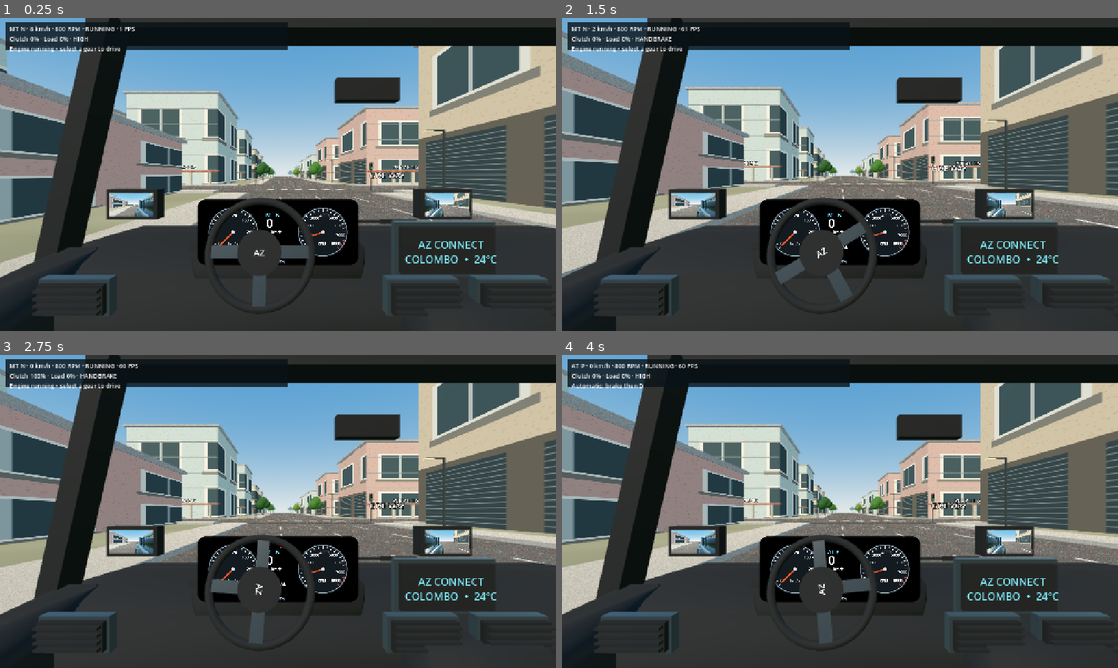
Above: before the commit, frames 1-4 (two rows, left to right).
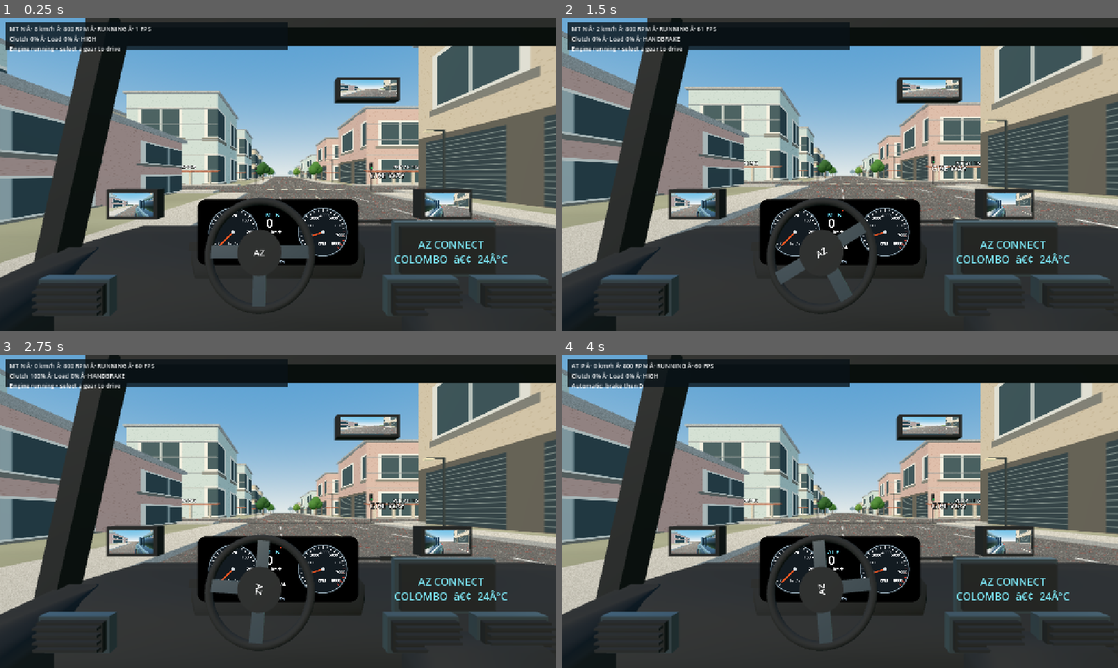
Above: after the commit, the same moments.

Repository: Mhd-Azeem/WebToApp
Game: Godot game, scene res://scenes/main.tscn
Two runs of this game, one before a commit and one after it. Both use one fixed random seed, a clock stepped at 60 frames per second and the inputs below.
Inputs (mouse positions are in pixels of both pictures, inside the frame that each line leads up to):
- Up to frame 1 (0.25 s): no input
- Up to frame 2 (1.5 s): tap Enter at 0.5 s; move the mouse to (962, 158) at 0.52 s; hold D 0.53-1.25 s; hold H 0.53-1.25 s; click (962, 158) at 0.67 s; tap Space at 0.77 s; drag from (728, 190) to (812, 237) at 1.27 s
- Up to frame 3 (2.75 s): move the mouse to (333, 442) at 2.02 s; hold D from 2.03 s (still down); hold Shift from 2.03 s (still down); tap H at 2.3 s
- Up to frame 4 (4 s): release D at 2.75 s; release Shift at 2.75 s; drag from (812, 574) to (673, 464) at 2.77 s; move the mouse to (1006, 558) at 3.52 s; hold A from 3.53 s (still down); hold H from 3.53 s (still down); tap M at 3.6 s; tap Space at 3.77 s

The runs differ from the first frame. In frame 1, 1.3% of the frame differs, in the area x 4-92%, y 2-79%; in frame 2, 1.3%; in frame 3, 1.3%; in frame 4, 1.3%.

Commit message:
Render interior mirror and cancel driving input on application pause

Diff:
--- a/az-car-3d/scripts/cockpit.gd
+++ b/az-car-3d/scripts/cockpit.gd
@@ -44,7 +44,7 @@
 	G.profile_mesh(self,[[-0.87,0.24,-1.1,-0.39],[-0.70,0.22,-1.07,-0.43],[-0.55,0.20,-1.0,-0.69]],leather).position.x=0.65
 	G.box(self,Vector3(0.58,-0.26,-0.82),Vector3(0.35,0.19,0.025),trim)
 	G.box(self,Vector3(0.58,-0.26,-0.80),Vector3(0.32,0.16,0.018),rubber)
-	var screen := G.label(self,"AZ CONNECT\nCOLOMBO  •  24°C",Vector3(0.58,-0.26,-0.78),22)
+	var screen := G.label(self,"AZ CONNECT\nCOLOMBO  â€¢  24Â°C",Vector3(0.58,-0.26,-0.78),22)
 	screen.pixel_size=0.0016
 	screen.outline_size=0
 	screen.modulate=Color(0.38,0.8,0.9)
@@ -57,7 +57,7 @@
 		G.profile_mesh(self,[[-1.02,0.09,-0.85,-0.32],[-0.55,0.11,-0.92,-0.38],[0.15,0.09,-0.95,-0.47]],leather).position.x=x
 		G.box(self,Vector3(x,-0.59,-0.36),Vector3(0.10,0.06,0.40),trim)
 	G.box(self,Vector3(0.4,0.69,-1.10),Vector3(2.5,0.08,0.15),leather)
-	G.box(self,Vector3(0.40,0.38,-1.05),Vector3(0.28,0.10,0.045),rubber)
+	var interior_mirror := G.box(self,Vector3(0.40,0.38,-1.05),Vector3(0.28,0.10,0.045),rubber)
 	# Natural 370 mm wheel; tilted mounting and rotation are separate transforms.
 	var mount := Node3D.new()
 	add_child(mount)
@@ -132,6 +132,20 @@
 		lamp.light_energy=2
 		lamp.visible=false
 		lamps.append(lamp)
+	var rear_vp := SubViewport.new()
+	rear_vp.world_3d=vehicle.get_world_3d()
+	rear_vp.audio_listener_enable_3d=false
+	rear_vp.render_target_update_mode=SubViewport.UPDATE_DISABLED
+	add_child(rear_vp)
+	var rear_cam := Camera3D.new()
+	rear_cam.cull_mask=5
+	rear_cam.fov=70
+	rear_cam.far=120
+	rear_vp.add_child(rear_cam)
+	rear_cam.current=true
+	mirrors.append(rear_vp)
+	mirror_cameras.append(rear_cam)
+	surface(interior_mirror,Vector3(0,0,0.024),Vector2(0.25,0.075),rear_vp.get_texture(),true)
 	# All camera-space geometry is invisible to mirror cameras (layer 2).
 	for mesh in find_children("*","GeometryInstance3D",true,false): mesh.layers=2
 	set_quality(low_quality)
@@ -201,8 +215,8 @@
 	for i in range(mirrors.size()):
 		var cam := mirror_cameras[i]
 		var side := 1.0 if i==0 else -1.0
-		cam.global_position=vehicle.to_global(Vector3(side*1.05,1.25,0.4))
-		cam.look_at(cam.global_position-vehicle.global_basis.z*15+vehicle.global_basis.x*side*3,vehicle.global_basis.y)
+		cam.global_position=vehicle.to_global(Vector3(side*1.05,1.25,0.4) if i<2 else Vector3(0,1.45,-2.3))
+		cam.look_at(cam.global_position-vehicle.global_basis.z*15+vehicle.global_basis.x*(side*3 if i<2 else 0.0),vehicle.global_basis.y)
 		mirrors[i].render_target_update_mode=SubViewport.UPDATE_ONCE if visible and mirror_elapsed>=(0.1 if low_quality else 1.0/30) else SubViewport.UPDATE_DISABLED
 	if mirror_elapsed>=(0.1 if low_quality else 1.0/30): mirror_elapsed=0
 	if not visible and owner_finger!=-1: cancel()
--- a/az-car-3d/scripts/engine_audio.gd
+++ b/az-car-3d/scripts/engine_audio.gd
@@ -158,4 +158,4 @@
 	_volume(noises.wind,pow(clampf(speed/65,0,1),1.7)*0.10,delta)
 	_volume(noises.brake,0.0,delta) # Remove sharp brake hiss/squeal
 	# Tire squeal disabled: retain traction/skid physics without the irritating screech.
-	_volume(noises.horn,0.8 if car.horn>0 or Input.is_key_pressed(KEY_H) else 0.0,delta,25)
+	_volume(noises.horn,0.8 if car.horn>0 and car.controls_enabled else 0.0,delta,25)
--- a/az-car-3d/scripts/main.gd
+++ b/az-car-3d/scripts/main.gd
@@ -242,7 +242,7 @@
 		shifter.cancel()
 	elif id=="quality":
 		settings.quality_toggle.button_pressed=not low_quality
-	elif id=="regions": car.transmission.message="Playable: Colombo • Planned: Kandy hills / Galle coast / rural villages"
+	elif id=="regions": car.transmission.message="Playable: Colombo â€¢ Planned: Kandy hills / Galle coast / rural villages"
 
 func _input(event: InputEvent) -> void:
 	if settings.visible and not (event is InputEventKey and event.pressed and event.keycode==KEY_ESCAPE): return
@@ -297,7 +297,7 @@
 	var t = car.transmission
 	var lug := clampf((car.transmission.config.idle_rpm-t.rpm)/300,0,1) if t.running else 0.0
 	camera.global_position+=car.global_basis.y*sin(t.engine.clock*70)*lug*0.012
-	hud.text="%s · %d km/h · %d RPM · %s · %d FPS\nClutch %d%% · Load %d%% · %s\n%s" % [t.display(),roundi(car.line …(223 unchanged characters)…
+	hud.text="%s Â· %d km/h Â· %d RPM Â· %s Â· %d FPS\nClutch %d%% Â· Load %d%% Â· %s\n%s" % [t.display(),roundi(car.line …(223 unchanged characters)…
 	shifter.visible=t.mode==0 and not desktop_mode
 	if is_instance_valid(cockpit_overlay): cockpit_overlay.visible=cockpit and not settings.visible
 	if t.mode!=0 and pedals.clutch.visible: pedals.clutch.cancel()
@@ -324,13 +324,13 @@
 	get_viewport().msaa_3d=Viewport.MSAA_DISABLED if low else Viewport.MSAA_2X
 
 func _notification(what: int) -> void:
-	if what==NOTIFICATION_APPLICATION_FOCUS_OUT and is_instance_valid(car):
+	if what in [NOTIFICATION_APPLICATION_FOCUS_OUT,NOTIFICATION_APPLICATION_PAUSED] and is_instance_valid(car):
 		held.clear()
 		if is_instance_valid(shifter): shifter.cancel()
 		car.release_controls()
 		for pedal in pedals.values(): pedal.cancel()
 		get_tree().paused=true
-	elif what==NOTIFICATION_APPLICATION_FOCUS_IN: get_tree().paused=false
+	elif what in [NOTIFICATION_APPLICATION_FOCUS_IN,NOTIFICATION_APPLICATION_RESUMED]: get_tree().paused=false
 
 
 func _desktop_controls(layer: CanvasLayer) -> void:
Not shown, changed: az-car-3d/docs/REALISM_UPDATE.md
